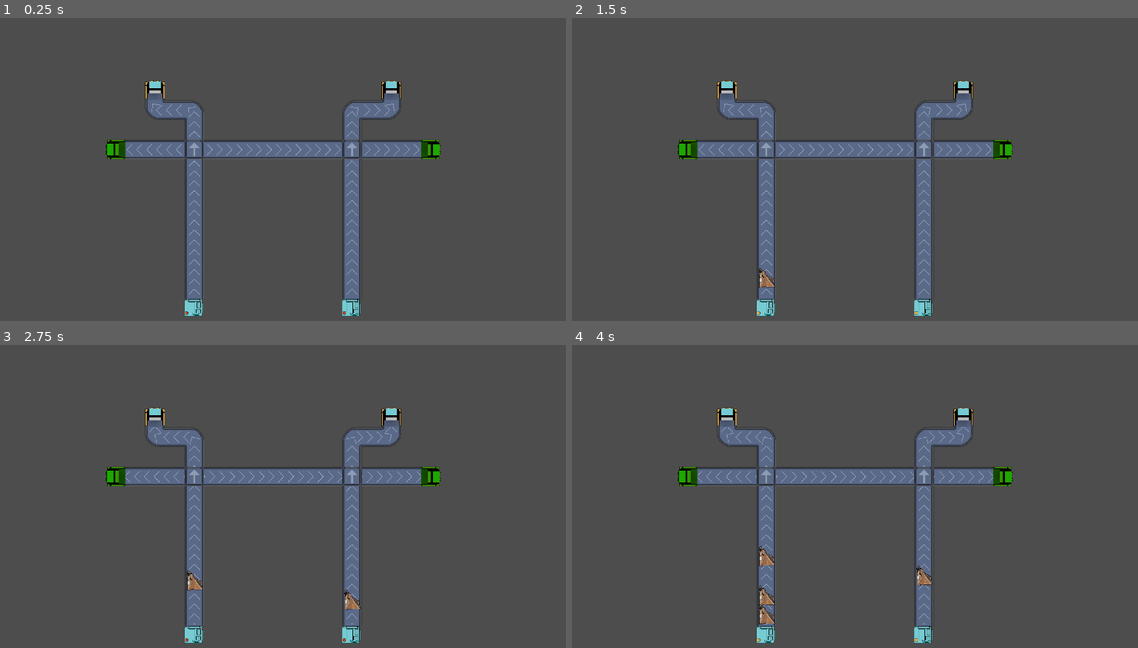
Above: before the commit, frames 1-4 (two rows, left to right).
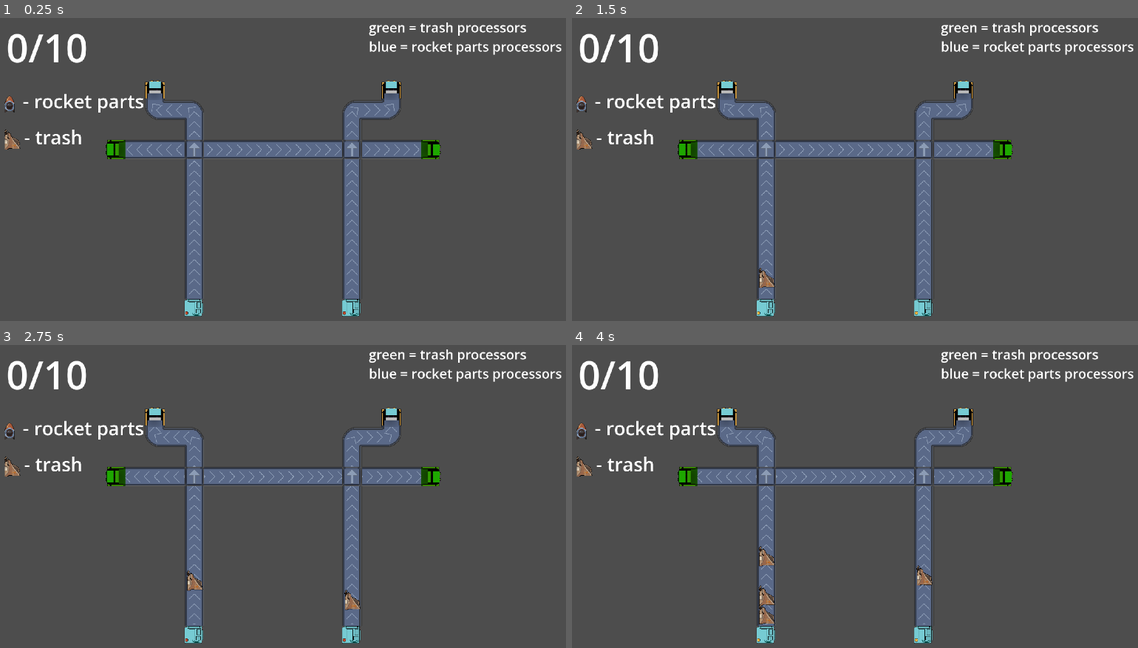
Above: after the commit, the same moments.

Repository: Boryslavc/gj60
Game: Godot game, scene res://Scenes/Playable Scenes/level1.tscn
The game is run twice, just before and just after one commit, with the same random seed, the same clock (stepped at 60 frames per second) and the same inputs. The engine's default icon, where the game draws it, is replaced by a stand-in: a white triangle on a blue panel in a dark square.
Inputs:
- Up to frame 1 (0.25 s): no input
- Up to frame 2 (1.5 s): hold D (switch_right) 0.53-1.28 s; hold S (switch_down) from 1.28 s (still down)
- Up to frame 3 (2.75 s): release S (switch_down) at 2.03 s; hold D (switch_right) from 2.03 s (still down)
- Up to frame 4 (4 s): release D (switch_right) at 2.78 s; hold W (switch_up) 2.78-3.53 s; hold A (switch_left) from 3.53 s (still down)

The runs differ from the first frame. In frame 1, 2.1% of the frame differs, in the area x 0-100%, y 1-44%; in frame 2, 2.1%; in frame 3, 2.1%; in frame 4, 2.1%.

Commit message:
lvl manager

Diff:
--- a/Scenes/Playable Scenes/level1.tscn
+++ b/Scenes/Playable Scenes/level1.tscn
@@ -10,6 +10,7 @@
 [ext_resource type="Texture2D" uid="uid://2v54nnremtd" path="res://Assets/Sprites/cardboard.png" id="6_5m2ej"]
 [ext_resource type="PackedScene" uid="uid://c3tpaqhj1g7vh" path="res://Scenes/Conveyor Belt/TrashPort.tscn" id="6_8kbyu"]
 [ext_resource type="Texture2D" uid="uid://njlenqnob6bl" path="res://Assets/Sprites/rocketPiece1_72px.png" id="7_piqqp"]
+[ext_resource type="PackedScene" uid="uid://c37bskjtplep0" path="res://Scenes/Playable Scenes/lvl_manager.tscn" id="11_ic8ai"]
 
 [node name="TestLevel" type="Node2D" unique_id=890376136]
 
@@ -65,6 +66,8 @@
 trash_sprite = ExtResource("6_5m2ej")
 metal_sprite = ExtResource("7_piqqp")
 
+[node name="LvlManager" parent="." unique_id=1183105098 instance=ExtResource("11_ic8ai")]
+
 [connection signal="part_fed" from="TileMapLayer/InputPort" to="Generator" method="_on_port_fed"]
 [connection signal="part_fed" from="TileMapLayer/InputPort2" to="Generator" method="_on_port_fed"]
 [connection signal="part_fed" from="TileMapLayer/TrashPort" to="Generator" method="_on_port_fed"]
--- /dev/null
+++ b/Scenes/Playable Scenes/lvl_manager.gd
@@ -0,0 +1,26 @@
+extends Node2D
+
+@export var building_parts_required: int = 10
+
+var part_count: int = 0
+
+func _ready() -> void:
+	find_item_nodes(get_tree().current_scene)
+	$CanvasLayer/MarginContainer/Label.text = "0/"+ str(building_parts_required)
+
+func find_item_nodes(node: Node) -> void:
+	if node.get_script() == preload("res://Data/Conveyor/receiving_port.gd"):
+		if node.has_signal("part_fed") && node.name.begins_with("Input"):
+			node.part_fed.connect(_on_building_part_fed)
+			print(node.name)
+
+	# Search all children recursively
+	for child in node.get_children():
+		find_item_nodes(child)
+
+
+func _on_building_part_fed(name, dur):
+	part_count += 1
+	$CanvasLayer/MarginContainer/Label.text =  str(part_count)+"/"+str(building_parts_required)
+	if part_count >= building_parts_required:
+		pass
--- /dev/null
+++ b/Scenes/Playable Scenes/lvl_manager.tscn
@@ -0,0 +1,77 @@
+[gd_scene format=3 uid="uid://c37bskjtplep0"]
+
+[ext_resource type="Script" uid="uid://cjopoq0sgxf01" path="res://Scenes/Playable Scenes/lvl_manager.gd" id="1_qv215"]
+[ext_resource type="Texture2D" uid="uid://njlenqnob6bl" path="res://Assets/Sprites/rocketPiece1_72px.png" id="2_c25s4"]
+[ext_resource type="Texture2D" uid="uid://2v54nnremtd" path="res://Assets/Sprites/cardboard.png" id="3_cnwcv"]
+
+[node name="LvlManager" type="Node2D" unique_id=1183105098]
+script = ExtResource("1_qv215")
+
+[node name="CanvasLayer" type="CanvasLayer" parent="." unique_id=1908950241]
+
+[node name="MarginContainer" type="MarginContainer" parent="CanvasLayer" unique_id=863737783]
+offset_right = 40.0
+offset_bottom = 40.0
+theme_override_constants/margin_left = 61
+theme_override_constants/margin_top = 62
+
+[node name="Label" type="Label" parent="CanvasLayer/MarginContainer" unique_id=250602590]
+layout_mode = 2
+size_flags_horizontal = 2
+size_flags_vertical = 2
+theme_override_font_sizes/font_size = 126
+text = "0/0"
+
+[node name="MarginContainer2" type="MarginContainer" parent="CanvasLayer" unique_id=1356966498]
+offset_left = -74.0
+offset_right = 109.0
+offset_bottom = 370.0
+theme_override_constants/margin_left = 111
+theme_override_constants/margin_top = 298
+
+[node name="TextureRect" type="TextureRect" parent="CanvasLayer/MarginContainer2" unique_id=1765807200]
+layout_mode = 2
+texture = ExtResource("2_c25s4")
+
+[node name="MarginContainer3" type="MarginContainer" parent="CanvasLayer" unique_id=65121465]
+offset_left = -66.0
+offset_top = 8.0
+offset_right = 115.0
+offset_bottom = 484.0
+theme_override_constants/margin_left = 109
+theme_override_constants/margin_top = 404
+
+[node name="TextureRect2" type="TextureRect" parent="CanvasLayer/MarginContainer3" unique_id=1942897798]
+layout_mode = 2
+texture = ExtResource("3_cnwcv")
+
+[node name="Label3" type="Label" parent="CanvasLayer" unique_id=777489057]
+offset_left = 115.0
+offset_top = 280.0
+offset_right = 572.0
+offset_bottom = 452.0
+size_flags_horizontal = 2
+size_flags_vertical = 2
+theme_override_font_sizes/font_size = 61
+text = "- rocket parts"
+
+[node name="Label2" type="Label" parent="CanvasLayer" unique_id=1229211592]
+offset_left = 119.0
+offset_top = 397.0
+offset_right = 438.0
+offset_bottom = 569.0
+size_flags_horizontal = 2
+size_flags_vertical = 2
+theme_override_font_sizes/font_size = 61
+text = "- trash"
+
+[node name="Label4" type="Label" parent="CanvasLayer" unique_id=1667305705]
+offset_left = 1239.0
+offset_top = 54.0
+offset_right = 2127.0
+offset_bottom = 226.0
+size_flags_horizontal = 2
+size_flags_vertical = 2
+theme_override_font_sizes/font_size = 43
+text = "green = trash processors
+blue = rocket parts processors"
Not shown, added: Scenes/Playable Scenes/lvl_manager.gd.uid
